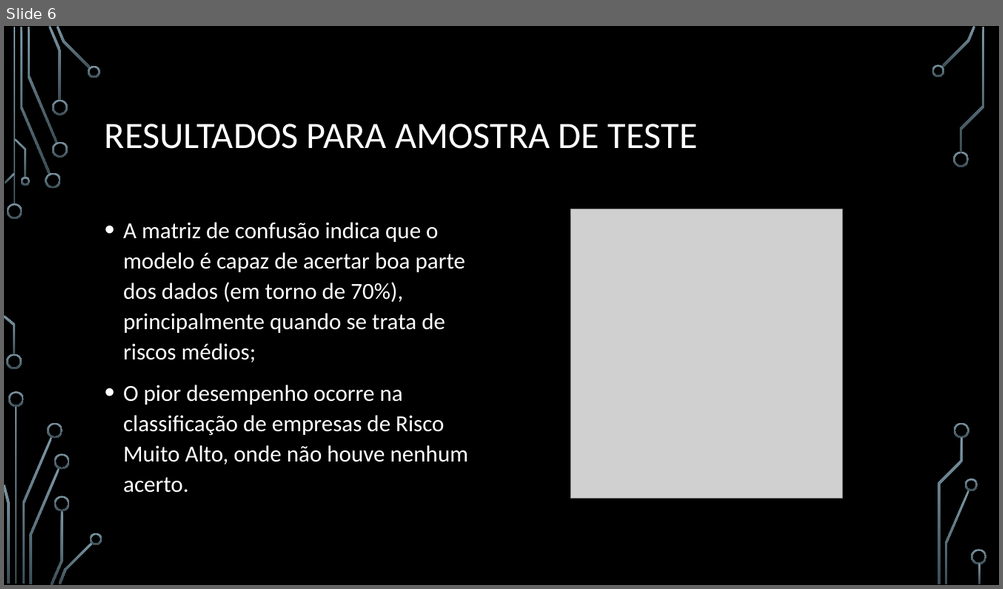
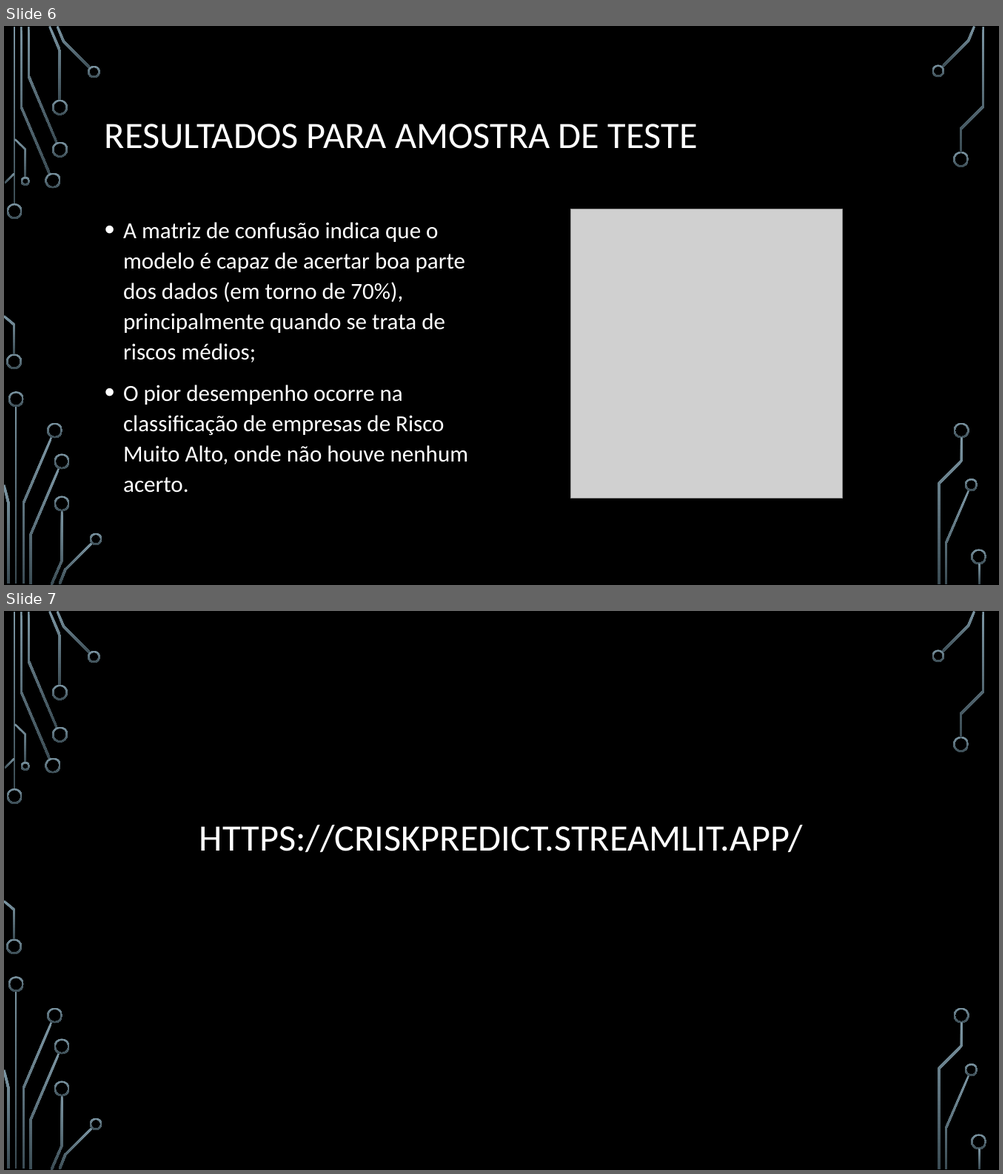
Before and after one commit to rvedra/DeepLearningProject, a slide deck: Modelo de Classificação de Crédito.pptx. Shown one above the other, each under a label of ours: slide 6 before the commit, slides 6 and 7 after it. The pictures are 1003x589 and 1003x1174 pixels, drawn with LibreOffice and Linux fonts; fonts in the diff are those of the drawing; grey boxes stand for pictures; background and template pictures are left out. Boxes give left, top, right and bottom in pixels: in the first picture for what was removed or moved away, otherwise in the second. Text is boxed around its words. In the diff, an @@ line names an element or a change of style, - is before the commit and + after.

Commit message:
Commit Final Streamlit

```diff
--- a/Modelo de Classificação de Crédito.pptx
+++ b/Modelo de Classificação de Crédito.pptx
@@ slide 7 added at [4,611,999,1170], background picture (left out); not listed: 36 template elements that a slide beside it also shows @@
@@ title added at [199,825,802,852], 36 pt, text #FFFFFF @@
+HTTPS://CRISKPREDICT.STREAMLIT.APP/
```
Also in this commit, not shown: 3 slides changed, 1 other file.
